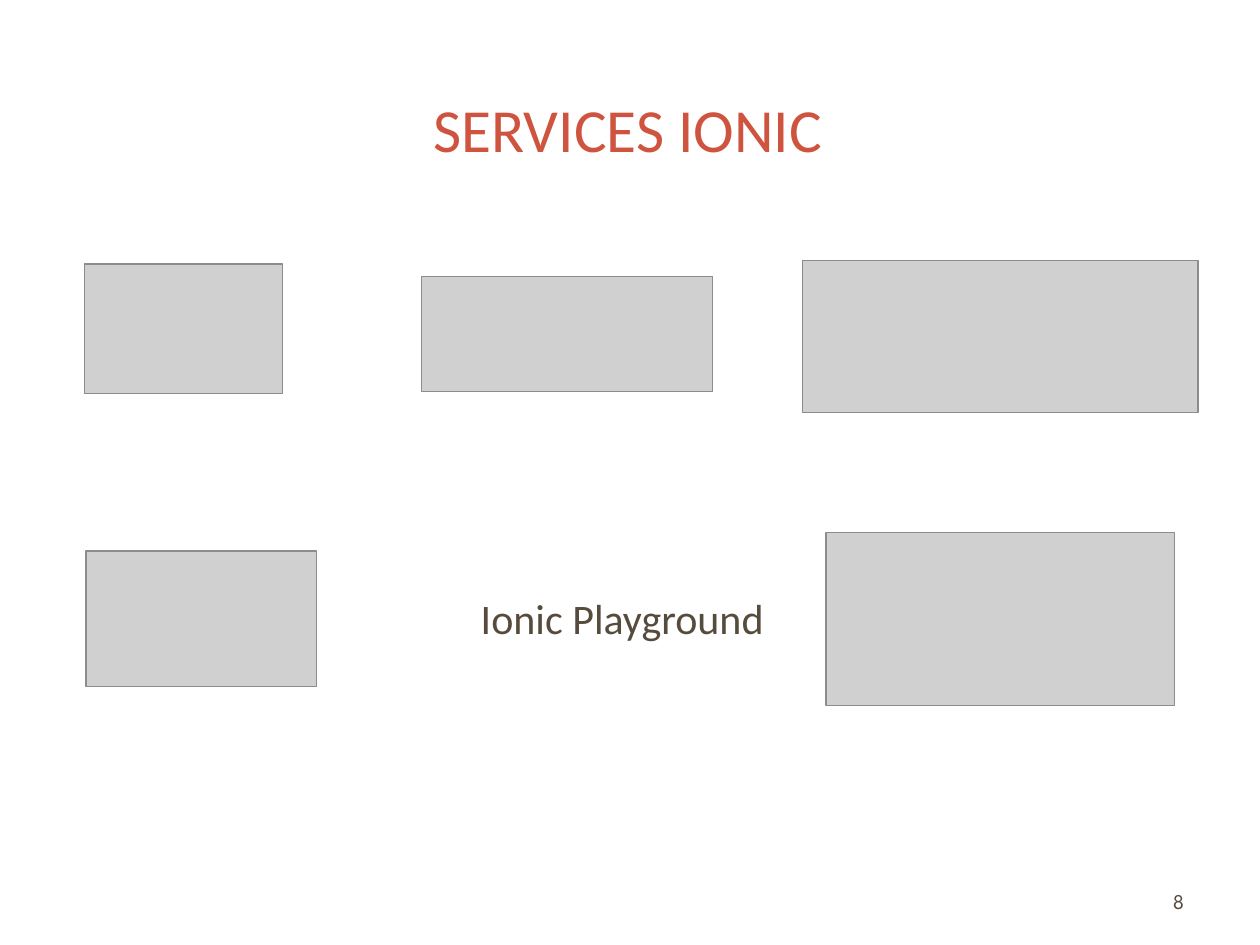
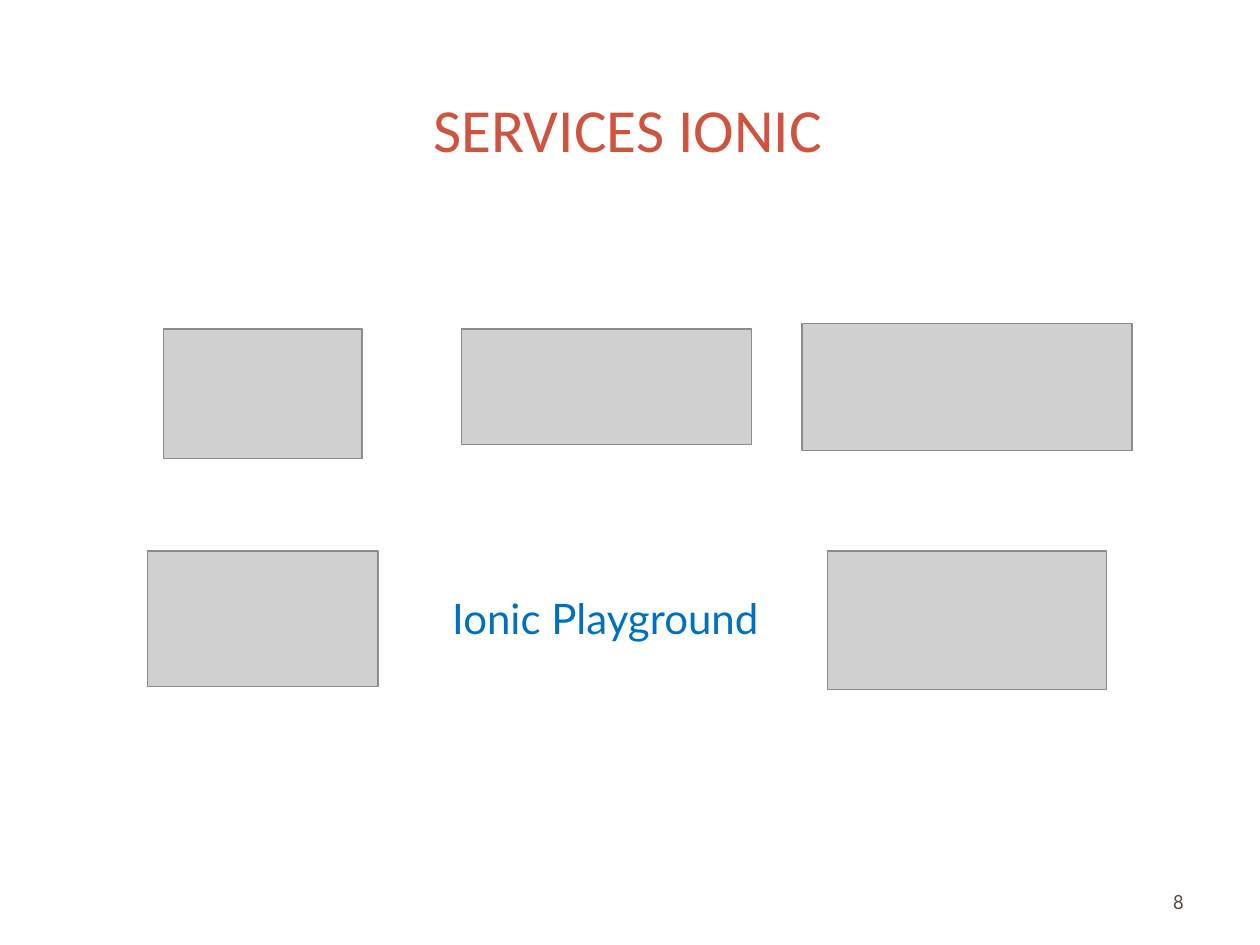
Before and after one commit to rikoste/ionicApp, a slide deck: slide 8 of presentation.pptx. Drawn at 1260x945 pixels with LibreOffice and Linux fonts; fonts in the diff are those of the drawing; grey boxes stand for pictures; background and template pictures are left out. Boxes give left, top, right and bottom in pixels: in the first picture for what was removed or moved away, otherwise in the second. Text is boxed around its words. In the diff, an @@ line names an element or a change of style, - is before the commit and + after.

```diff
--- a/presentation.pptx
+++ b/presentation.pptx
@@ text "Ionic Playground" at (452, 603, 758, 642): font Calibri to Lato, text colour #564B3C to #0070C0 @@
@@ picture: place and size @@
-picture at (84, 265, 282, 394)
+picture at (164, 329, 362, 459)
@@ picture: place and size @@
-picture at (422, 276, 713, 392)
+picture at (461, 329, 752, 445)
@@ picture: place and size @@
-picture at (803, 261, 1198, 413)
+picture at (803, 324, 1133, 451)
@@ picture: place and size @@
-picture at (86, 551, 316, 687)
+picture at (147, 551, 378, 687)
@@ picture: place and size @@
-picture at (827, 533, 1176, 707)
+picture at (828, 551, 1106, 689)
```
Also in this commit, not shown: 4 other slides changed, 1 slide added.
